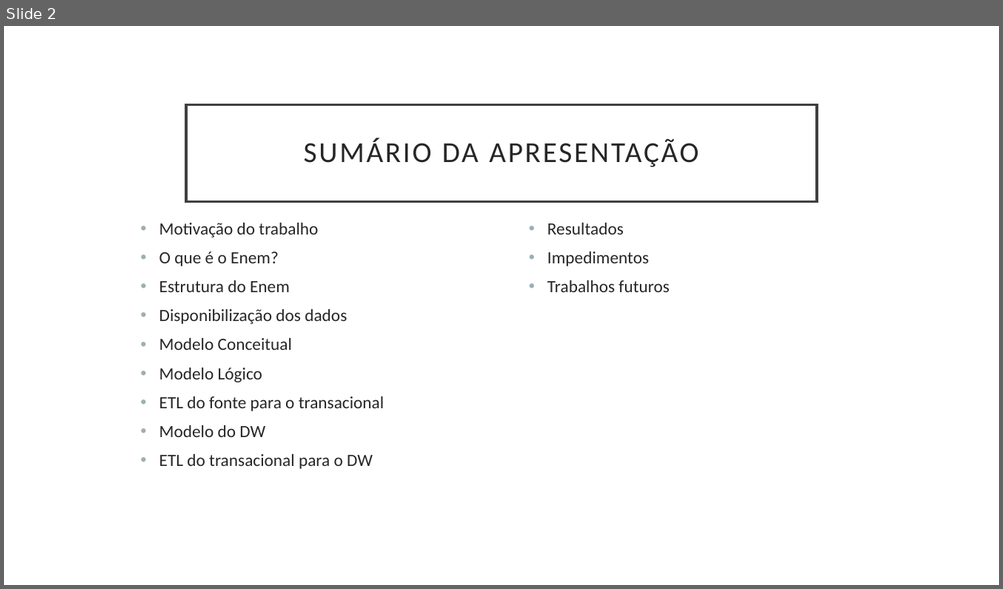
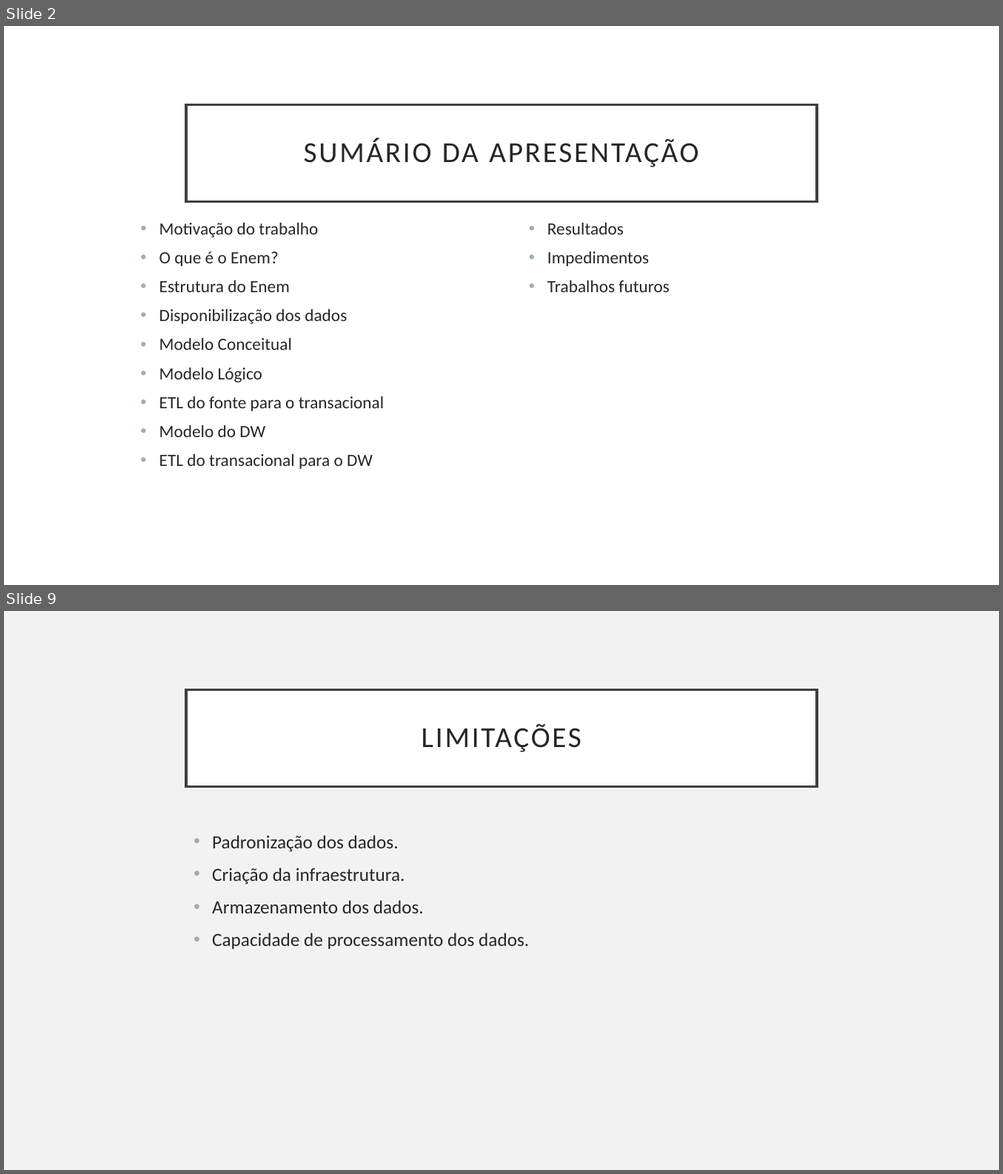
Before and after one commit to martins9/repositoriomonografia, a slide deck: Apresentação_Monografia.pptx. Shown one above the other, each under a label of ours: slide 2 before the commit, slides 2 and 9 after it; the slides between them are not shown. The pictures are 1003x589 and 1003x1174 pixels, drawn with LibreOffice and Linux fonts; fonts in the diff are those of the drawing. Boxes give left, top, right and bottom in pixels: in the first picture for what was removed or moved away, otherwise in the second. Text is boxed around its words. In the diff, an @@ line names an element or a change of style, - is before the commit and + after.

```diff
--- a/Apresentação_Monografia.pptx
+++ b/Apresentação_Monografia.pptx
@@ slide 9 added at [4, 611, 999, 1170], background #F2F2F2 @@
@@ title added at [186, 689, 817, 786], fill #FFFFFF, outline #404040 2.5 pt, 28 pt, text #262626 @@
+LIMITAÇÕES
@@ text added at [212, 835, 529, 949], 18 pt, text #262626 @@
+• Padronização dos dados.
+• Criação da infraestrutura.
+• Armazenamento dos dados.
+• Capacidade de processamento dos dados.
```
Also in this commit, not shown: 1 slide changed, 7 other slides added.
